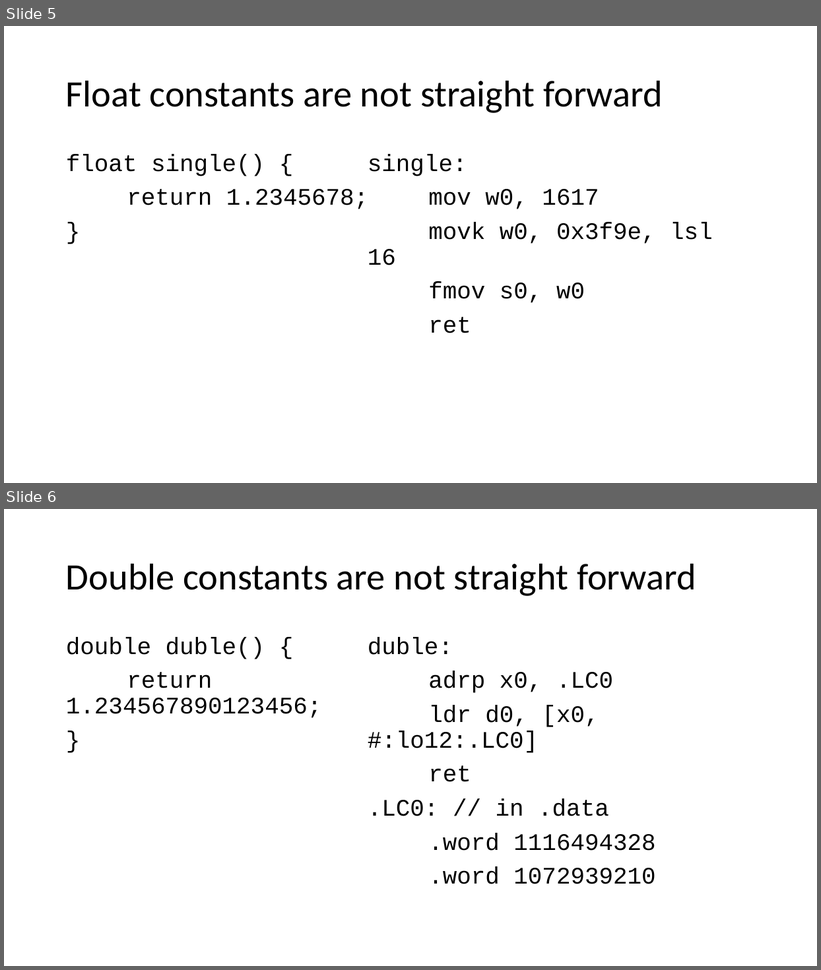
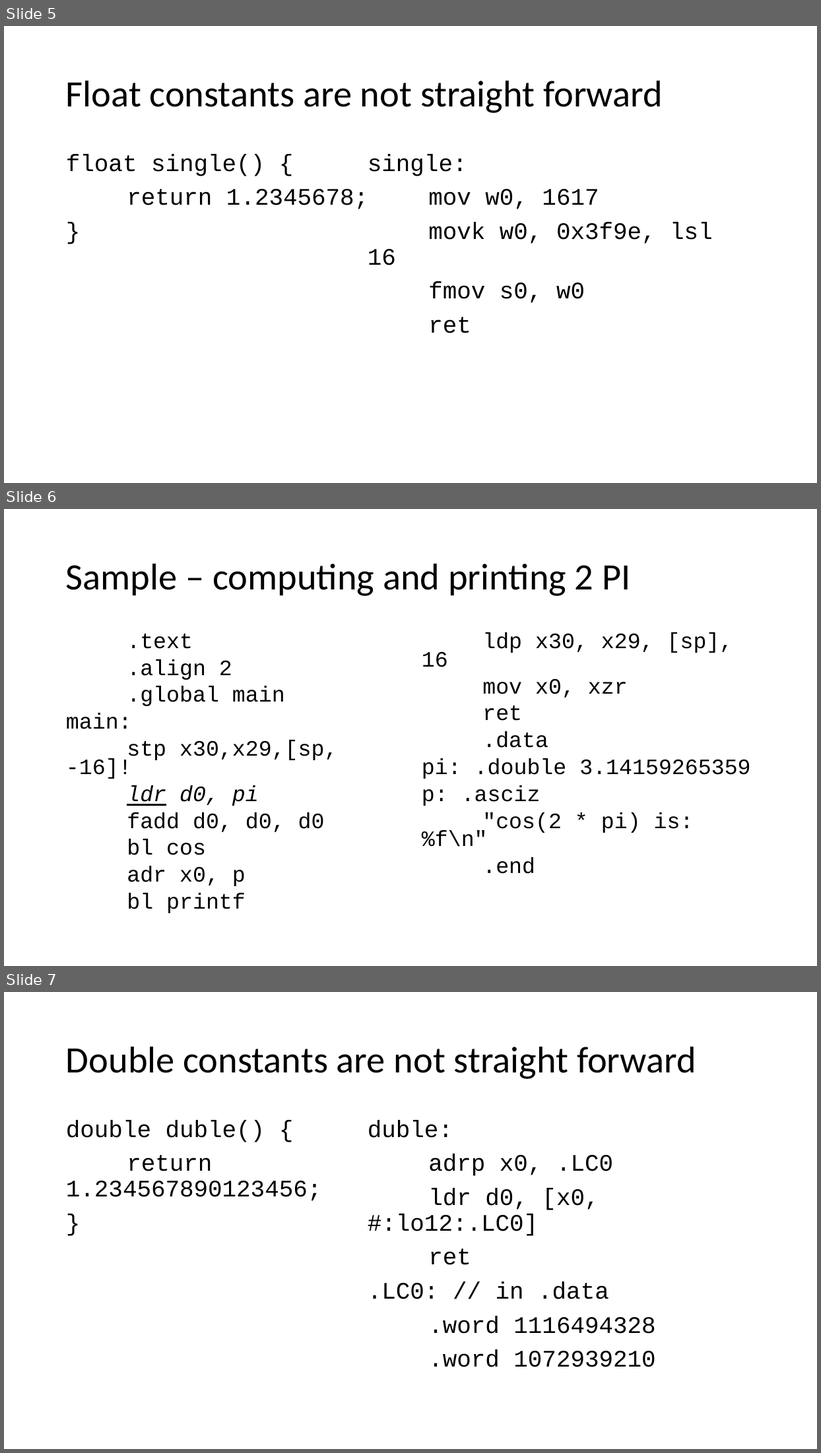
Before and after one commit to pkivolowitz/CSC3510-S-2021, a slide deck: floating_point.pptx. Shown one above the other, each under a label of ours: slides 5 and 6 before the commit, slides 5, 6 and 7 after it. The pictures are 821x970 and 821x1453 pixels, drawn with LibreOffice and Linux fonts; fonts in the diff are those of the drawing. Boxes give left, top, right and bottom in pixels: in the first picture for what was removed or moved away, otherwise in the second. Text is boxed around its words. In the diff, an @@ line names an element or a change of style, - is before the commit and + after.

Commit message:
added sample

```diff
--- a/floating_point.pptx
+++ b/floating_point.pptx
@@ slide 6 added at <box>4,509,817,966</box>, background #FFFFFF @@
@@ title added at <box>66,563,630,596</box>, 44 pt, text #000000 @@
+Sample – computing and printing 2 PI
@@ text added at <box>66,634,337,914</box>, 25.9 pt, text #000000 @@
+.text
+.align 2
+.global main
+main:
+stp x30,x29,[sp, -16]!
+ldr d0, pi
+fadd d0, d0, d0
+bl cos
+adr x0, p
+bl printf
@@ text added at <box>422,632,750,874</box>, 25.9 pt, text #000000 @@
+ldp x30, x29, [sp], 16
+mov x0, xzr
+ret
+.data
+pi: .double 3.14159265359
+p: .asciz
+"cos(2 * pi) is: %f\n"
+.end
@@ what was slide 6 is now slide 7 @@
```
